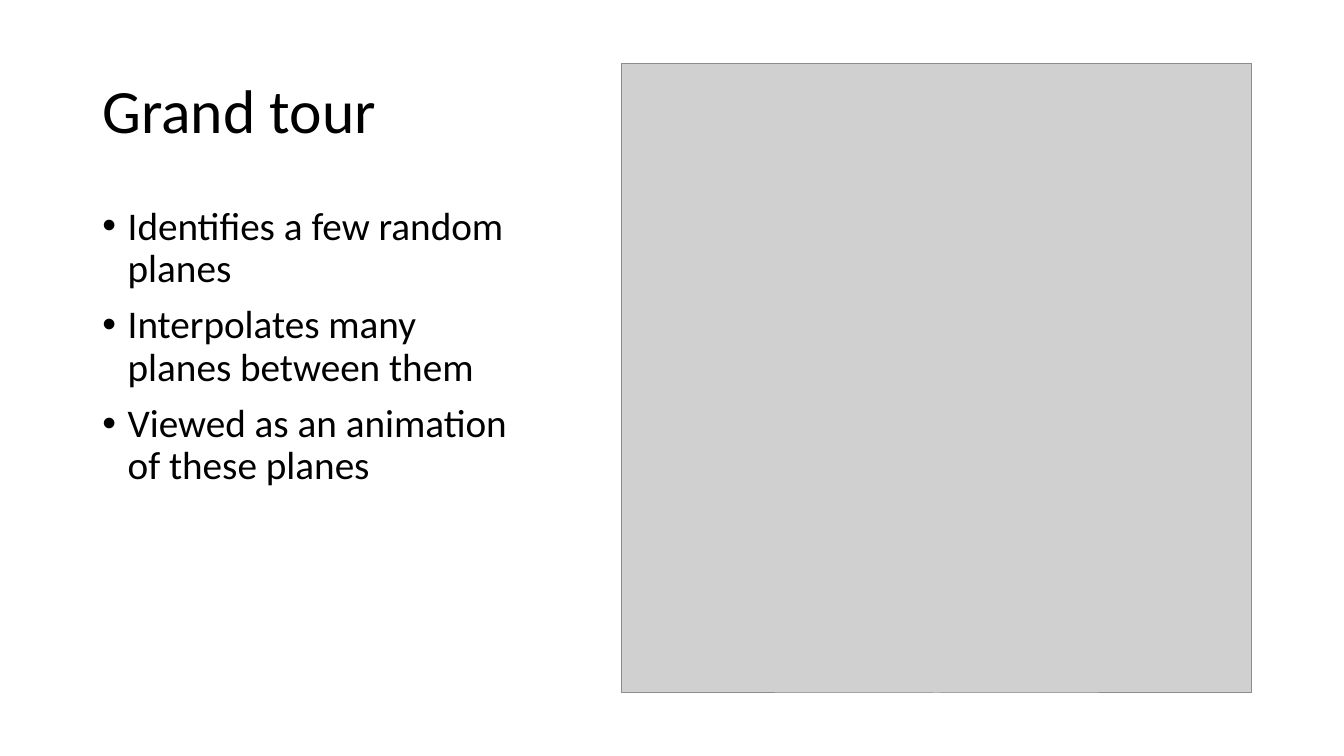
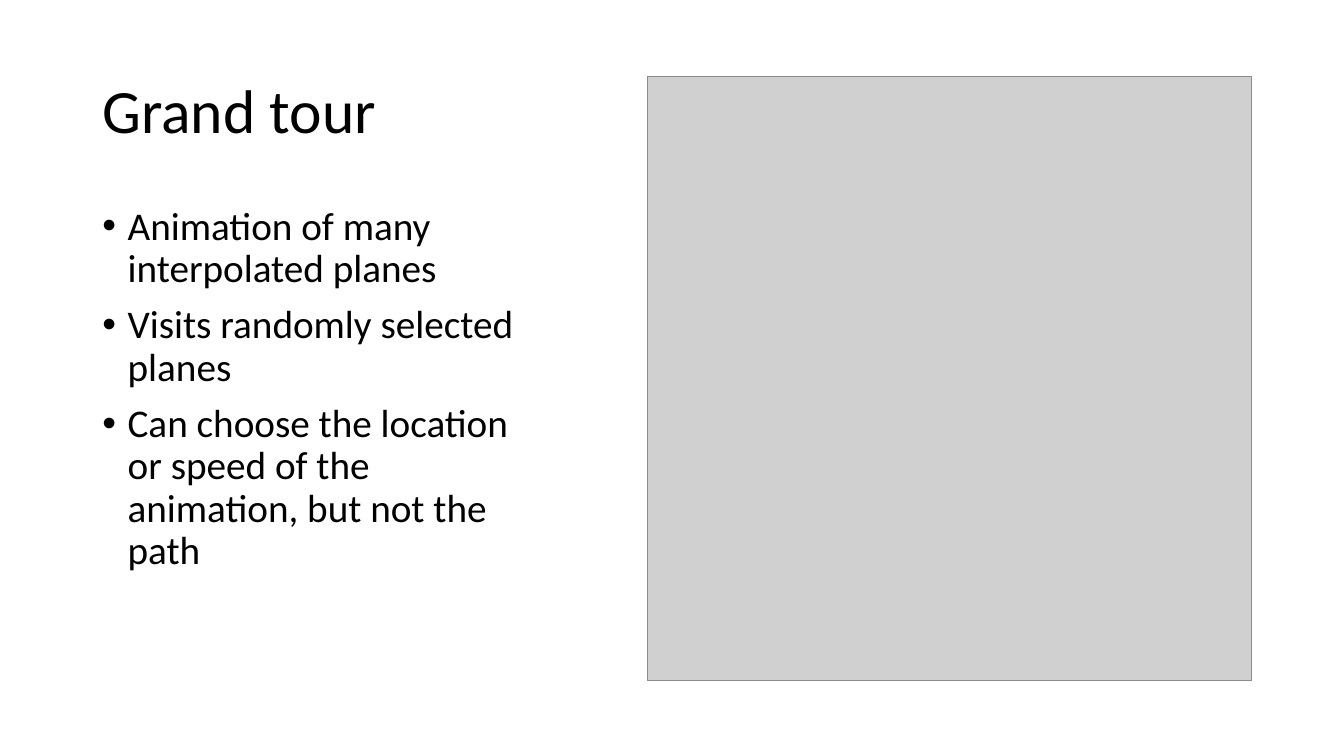
Before and after one commit to nspyrison/spinifex_study, a slide deck: slide 4 of apps/study/www/video_slides.pptx. Drawn at 1344x756 pixels with LibreOffice and Linux fonts; fonts in the diff are those of the drawing; grey boxes stand for pictures. Boxes give left, top, right and bottom in pixels: in the first picture for what was removed or moved away, otherwise in the second. Text is boxed around its words. In the diff, an @@ line names an element or a change of style, - is before the commit and + after.

```diff
--- a/apps/study/www/video_slides.pptx
+++ b/apps/study/www/video_slides.pptx
@@ picture: place and size @@
-picture at [622,63,1252,693]
+picture at [647,77,1252,682]
@@ text at [128,213,514,571]: text changed @@
-• Identifies a few random planes
-• Interpolates many planes between them
-• Viewed as an animation of these planes
+• Animation of many interpolated planes
+• Visits randomly selected planes
+• Can choose the location or speed of the animation, but not the path
```
Also in this commit, not shown: 3 other slides changed, 4 other files.
